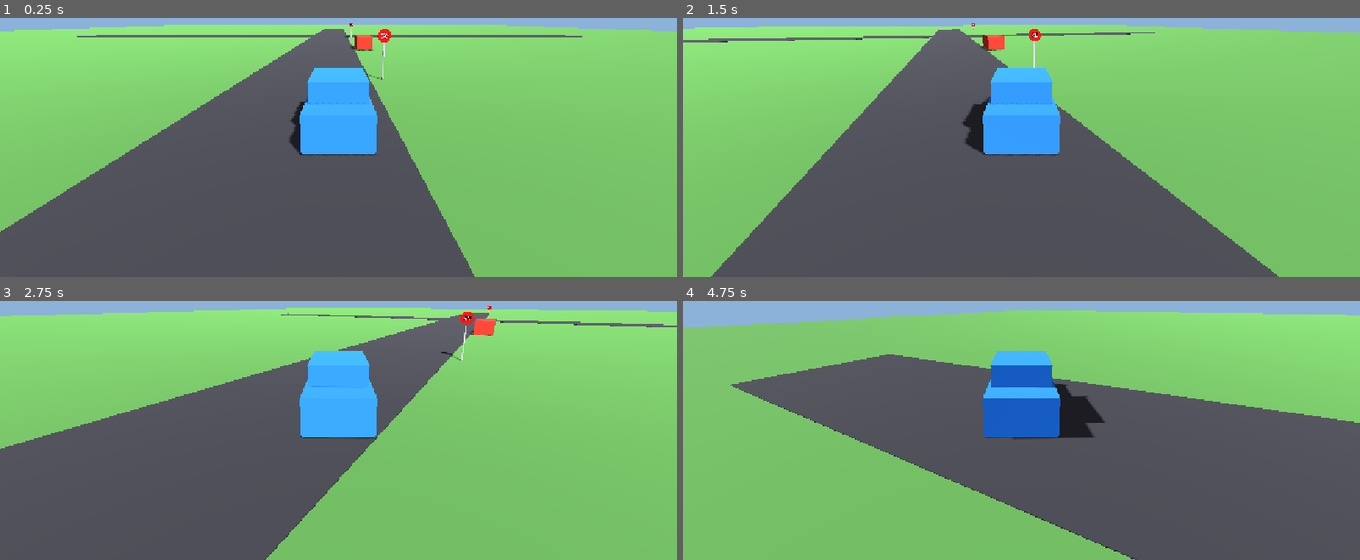
Above: before the commit, frames 1-4 (two rows, left to right).
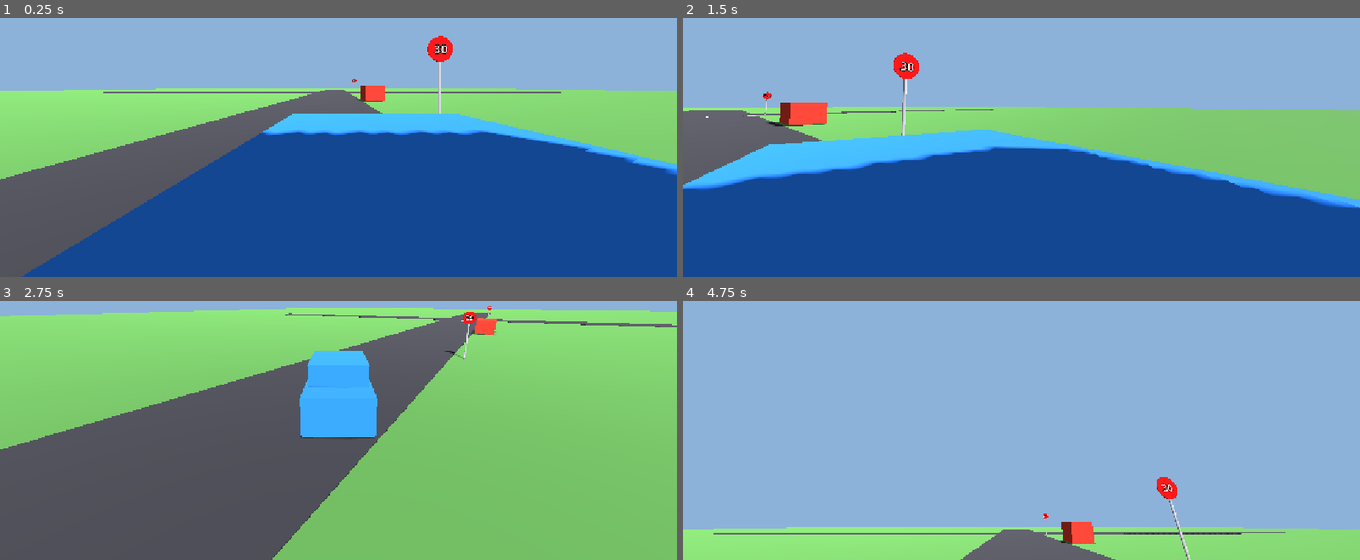
Above: after the commit, the same moments.

Repository: MarieteColequete/VrCarProject
Game: Godot game, scene res://scenarios/scenes/exam_runner.tscn
Same seed, same stepped clock (60 frames per second), same inputs: the game is played once before the commit and once after it. The project has no main scene, so this scene is started directly.
Inputs (mouse positions are in pixels of both pictures, inside the frame that each line leads up to):
- Up to frame 1 (0.25 s): no input
- Up to frame 2 (1.5 s): tap Enter at 0.5 s; move the mouse to (1170, 67) at 0.52 s; hold Right (ui_right) 0.53-1.28 s; hold V (toggle_view, bound only after the commit) 0.53-1.28 s; tap W (throttle, bound only after the commit) at 0.6 s; click (1170, 67) at 0.67 s; tap C (look_reset, bound only after the commit) at 1.25 s; move the mouse to (886, 106) at 1.27 s; hold Down (ui_down) from 1.28 s (still down); tap V (toggle_view, bound only after the commit) at 1.35 s; click (886, 106) at 1.42 s
- Up to frame 3 (2.75 s): tap W (throttle, bound only after the commit) at 1.55, 2.1 s; move the mouse to (outside the picture) at 2.02 s; release Down (ui_down) at 2.03 s; hold Right (ui_right) from 2.03 s (still down); hold V (toggle_view, bound only after the commit) from 2.03 s (still down); click (outside the picture) at 2.17 s
- Up to frame 4 (4.75 s): move the mouse to (987, 446) at 2.77 s; release Right (ui_right) at 2.78 s; release V (toggle_view, bound only after the commit) at 2.78 s; hold Up (ui_up) 2.78-3.53 s; tap V (toggle_view, bound only after the commit) at 2.85, 4.35 s; click (987, 446) at 2.92 s; tap W (throttle, bound only after the commit) at 3.05, 3.6, 4.55 s; move the mouse to (1224, 427) at 3.52 s; hold V (toggle_view, bound only after the commit) 3.53-4.28 s; hold Left (ui_left) from 3.53 s (still down); click (1224, 427) at 3.67 s; tap C (look_reset, bound only after the commit) at 4.15 s; move the mouse to (818, 311) at 4.27 s; click (818, 311) at 4.42 s

The runs differ from the first frame. In frame 1, 75% of the frame differs, in the area x 0-100%, y 1-100%; in frame 2, 86%; in frame 3, 0.9%; in frame 4, 94%, in the area x 0-100%, y 3-100%.

Commit message:
3.0-feat/scenario-detection - Add Keyboard and Controller Play
The simulator plays in a headset or flat with a keyboard and mouse or a gamepad. Controls are
input actions independent of the device, and the driver's view follows the headset in VR and the
mouse or right stick otherwise.

Diff:
--- /dev/null
+++ b/vr-project-[car-sim]/player/driver_input.gd
@@ -0,0 +1,46 @@
+class_name DriverInput
+extends RefCounted
+## The car controls, read from the input actions in project.godot. Keyboard, gamepad, and later a
+## wheel are events on the same actions, so a car script reads these helpers and never a device.
+## Keys give full values; triggers and sticks give analog values past the action's deadzone.
+
+const THROTTLE := &"throttle"
+const BRAKE := &"brake"
+const STEER_LEFT := &"steer_left"
+const STEER_RIGHT := &"steer_right"
+const HANDBRAKE := &"handbrake"
+const INDICATOR_LEFT := &"indicator_left"
+const INDICATOR_RIGHT := &"indicator_right"
+
+## Every action a car reads, for checks that the bindings exist.
+const CAR_ACTIONS: Array[StringName] = [
+	THROTTLE, BRAKE, STEER_LEFT, STEER_RIGHT, HANDBRAKE, INDICATOR_LEFT, INDICATOR_RIGHT]
+
+
+## Accelerator, 0 to 1.
+static func throttle() -> float:
+	return Input.get_action_strength(THROTTLE)
+
+
+## Brake, 0 to 1; a car may use it as reverse once stopped.
+static func brake() -> float:
+	return Input.get_action_strength(BRAKE)
+
+
+## Steering, -1 (full right) to 1 (full left), matching a positive rotation about Y.
+static func steer() -> float:
+	return Input.get_axis(STEER_RIGHT, STEER_LEFT)
+
+
+static func handbrake() -> bool:
+	return Input.is_action_pressed(HANDBRAKE)
+
+
+## The indicator an input event switches, as a [enum VehicleProbe.Indicator]; OFF when it is not
+## an indicator press.
+static func indicator_pressed(event: InputEvent) -> VehicleProbe.Indicator:
+	if event.is_action_pressed(INDICATOR_LEFT):
+		return VehicleProbe.Indicator.LEFT
+	if event.is_action_pressed(INDICATOR_RIGHT):
+		return VehicleProbe.Indicator.RIGHT
+	return VehicleProbe.Indicator.OFF
--- /dev/null
+++ b/vr-project-[car-sim]/player/driver_view.gd
@@ -0,0 +1,108 @@
+class_name DriverView
+extends Node3D
+## The driver's eyes, placed at the driver's head in a car scene. With an OpenXR headset running,
+## the headset drives the view. Otherwise a flat camera looks around the same way, turned by the
+## mouse (while captured) and the right stick, within what a seated driver can turn.
+
+@export var mouse_sensitivity := 0.0025
+## Turn rate at full stick deflection, in radians per second.
+@export var stick_speed := 2.5
+@export var max_yaw_degrees := 120.0
+@export var min_pitch_degrees := -60.0
+@export var max_pitch_degrees := 60.0
+## Captures the mouse when the view starts; a click recaptures it and release_mouse frees it.
+@export var capture_mouse := true
+## Mouse motion turns the view only while the mouse is captured.
+@export var require_capture := true
+
+const LOOK_LEFT := &"look_left"
+const LOOK_RIGHT := &"look_right"
+const LOOK_UP := &"look_up"
+const LOOK_DOWN := &"look_down"
+const LOOK_RESET := &"look_reset"
+const RELEASE_MOUSE := &"release_mouse"
+const VIEW_ACTIONS: Array[StringName] = [
+	LOOK_LEFT, LOOK_RIGHT, LOOK_UP, LOOK_DOWN, LOOK_RESET, RELEASE_MOUSE]
+
+## Radians; 0 looks straight ahead.
+var yaw := 0.0
+var pitch := 0.0
+## True while the headset drives the view.
+var vr := false
+## Whether this view is the one shown; a car may switch to another camera.
+var active := true:
+	set = set_active
+
+@onready var flat_camera: Camera3D = $FlatCamera
+@onready var xr_origin: XROrigin3D = $XROrigin3D
+@onready var xr_camera: XRCamera3D = $XROrigin3D/XRCamera3D
+
+
+func _ready() -> void:
+	var xr := XRServer.find_interface("OpenXR")
+	vr = xr != null and xr.is_initialized()
+	if vr:
+		get_viewport().use_xr = true
+		XRServer.center_on_hmd(XRServer.RESET_BUT_KEEP_TILT, true)
+	elif capture_mouse:
+		Input.mouse_mode = Input.MOUSE_MODE_CAPTURED
+	set_active(active)
+
+
+func set_active(value: bool) -> void:
+	active = value
+	if not is_node_ready():
+		return
+	if active:
+		if vr:
+			xr_camera.current = true
+		else:
+			flat_camera.current = true
+
+
+## The direction the driver is looking, in world space, in either mode.
+func look_direction() -> Vector3:
+	var camera: Node3D = xr_camera if vr else flat_camera
+	return -camera.global_basis.z
+
+
+func reset_look() -> void:
+	if vr:
+		XRServer.center_on_hmd(XRServer.RESET_BUT_KEEP_TILT, true)
+	yaw = 0.0
+	pitch = 0.0
+	_apply()
+
+
+## Turns the flat view by the given angles, in radians, within the limits.
+func turn(delta_yaw: float, delta_pitch: float) -> void:
+	yaw = clampf(yaw + delta_yaw, -deg_to_rad(max_yaw_degrees), deg_to_rad(max_yaw_degrees))
+	pitch = clampf(pitch + delta_pitch,
+		deg_to_rad(min_pitch_degrees), deg_to_rad(max_pitch_degrees))
+	_apply()
+
+
+func _unhandled_input(event: InputEvent) -> void:
+	if not active:
+		return
+	if event.is_action_pressed(LOOK_RESET):
+		reset_look()
+	elif event.is_action_pressed(RELEASE_MOUSE):
+		Input.mouse_mode = Input.MOUSE_MODE_VISIBLE
+	elif event is InputEventMouseButton and event.pressed and capture_mouse and not vr:
+		Input.mouse_mode = Input.MOUSE_MODE_CAPTURED
+	elif event is InputEventMouseMotion and not vr:
+		if not require_capture or Input.mouse_mode == Input.MOUSE_MODE_CAPTURED:
+			turn(-event.relative.x * mouse_sensitivity, -event.relative.y * mouse_sensitivity)
+
+
+func _process(delta: float) -> void:
+	if not active or vr:
+		return
+	var stick := Input.get_vector(LOOK_LEFT, LOOK_RIGHT, LOOK_UP, LOOK_DOWN)
+	if stick != Vector2.ZERO:
+		turn(-stick.x * stick_speed * delta, -stick.y * stick_speed * delta)
+
+
+func _apply() -> void:
+	flat_camera.rotation = Vector3(pitch, yaw, 0.0)
--- /dev/null
+++ b/vr-project-[car-sim]/player/driver_view.tscn
@@ -0,0 +1,15 @@
+[gd_scene format=3]
+
+[ext_resource type="Script" path="res://player/driver_view.gd" id="1_view"]
+
+[node name="DriverView" type="Node3D"]
+script = ExtResource("1_view")
+
+[node name="FlatCamera" type="Camera3D" parent="."]
+fov = 80.0
+near = 0.05
+
+[node name="XROrigin3D" type="XROrigin3D" parent="."]
+
+[node name="XRCamera3D" type="XRCamera3D" parent="XROrigin3D"]
+near = 0.05
--- a/vr-project-[car-sim]/project.godot
+++ b/vr-project-[car-sim]/project.godot
@@ -19,6 +19,65 @@
 window/stretch/mode="canvas_items"
 window/stretch/aspect="expand"
 
+[input]
+
+throttle={
+"deadzone": 0.05,
+"events": [Object(InputEventKey,"device":-1,"physical_keycode":87), Object(InputEventKey,"device":-1,"physical_keycode":4194320), Object(InputEventJoypadMotion,"device":-1,"axis":5,"axis_value":1.0)]
+}
+brake={
+"deadzone": 0.05,
+"events": [Object(InputEventKey,"device":-1,"physical_keycode":83), Object(InputEventKey,"device":-1,"physical_keycode":4194322), Object(InputEventJoypadMotion,"device":-1,"axis":4,"axis_value":1.0)]
+}
+steer_left={
+"deadzone": 0.15,
+"events": [Object(InputEventKey,"device":-1,"physical_keycode":65), Object(InputEventKey,"device":-1,"physical_keycode":4194319), Object(InputEventJoypadMotion,"device":-1,"axis":0,"axis_value":-1.0)]
+}
+steer_right={
+"deadzone": 0.15,
+"events": [Object(InputEventKey,"device":-1,"physical_keycode":68), Object(InputEventKey,"device":-1,"physical_keycode":4194321), Object(InputEventJoypadMotion,"device":-1,"axis":0,"axis_value":1.0)]
+}
+handbrake={
+"deadzone": 0.5,
+"events": [Object(InputEventKey,"device":-1,"physical_keycode":32), Object(InputEventJoypadButton,"device":-1,"button_index":0,"pressed":true)]
+}
+indicator_left={
+"deadzone": 0.5,
+"events": [Object(InputEventKey,"device":-1,"physical_keycode":81), Object(InputEventJoypadButton,"device":-1,"button_index":9,"pressed":true)]
+}
+indicator_right={
+"deadzone": 0.5,
+"events": [Object(InputEventKey,"device":-1,"physical_keycode":69), Object(InputEventJoypadButton,"device":-1,"button_index":10,"pressed":true)]
+}
+look_left={
+"deadzone": 0.15,
+"events": [Object(InputEventJoypadMotion,"device":-1,"axis":2,"axis_value":-1.0)]
+}
+look_right={
+"deadzone": 0.15,
+"events": [Object(InputEventJoypadMotion,"device":-1,"axis":2,"axis_value":1.0)]
+}
+look_up={
+"deadzone": 0.15,
+"events": [Object(InputEventJoypadMotion,"device":-1,"axis":3,"axis_value":-1.0)]
+}
+look_down={
+"deadzone": 0.15,
+"events": [Object(InputEventJoypadMotion,"device":-1,"axis":3,"axis_value":1.0)]
+}
+look_reset={
+"deadzone": 0.5,
+"events": [Object(InputEventKey,"device":-1,"physical_keycode":67), Object(InputEventJoypadButton,"device":-1,"button_index":8,"pressed":true)]
+}
+toggle_view={
+"deadzone": 0.5,
+"events": [Object(InputEventKey,"device":-1,"physical_keycode":86), Object(InputEventJoypadButton,"device":-1,"button_index":4,"pressed":true)]
+}
+release_mouse={
+"deadzone": 0.5,
+"events": [Object(InputEventKey,"device":-1,"physical_keycode":4194305)]
+}
+
 [layer_names]
 
 3d_physics/layer_1="world"
--- a/vr-project-[car-sim]/scenarios/scenes/debug_car.gd
+++ b/vr-project-[car-sim]/scenarios/scenes/debug_car.gd
@@ -1,7 +1,8 @@
 extends CharacterBody3D
-## A stand-in car for building and testing scenarios on the desktop: arrow keys or WASD, Space
-## to brake, Q and E for the indicators, a chase camera. The headless tests turn input off and
-## move it directly.
+## A stand-in car for building and testing scenarios on the desktop or in a headset. It reads the
+## controls through [DriverInput] (keyboard, gamepad), looks through a [DriverView] at the
+## driver's seat, and toggle_view switches to a chase camera outside VR. The headless tests turn
+## input off and move it directly.
 
 @export var input_enabled := true
 @export var acceleration := 6.0
@@ -9,57 +10,52 @@
 @export var max_speed := 25.0
 @export var reverse_speed := 5.0
 @export var steering_speed := 1.2
+## Below this speed, in metres per second, the brake reverses instead.
+@export var reverse_threshold := 0.1
 
 var current_speed := 0.0
 
 @onready var probe: VehicleProbe = $VehicleProbe
+@onready var driver_view: DriverView = $DriverView
+@onready var chase_camera: Camera3D = $ChaseCamera
 
 
 func _ready() -> void:
 	probe.indicator = VehicleProbe.Indicator.OFF
-	$ChaseCamera.current = input_enabled
+	driver_view.active = input_enabled
 
 
 func _unhandled_input(event: InputEvent) -> void:
-	if not input_enabled or not (event is InputEventKey and event.pressed and not event.echo):
+	if not input_enabled:
 		return
-	match event.keycode:
-		KEY_Q:
-			probe.indicator = _toggle(VehicleProbe.Indicator.LEFT)
-		KEY_E:
-			probe.indicator = _toggle(VehicleProbe.Indicator.RIGHT)
-
-
-func _toggle(side: VehicleProbe.Indicator) -> VehicleProbe.Indicator:
-	return VehicleProbe.Indicator.OFF if probe.indicator == side else side
+	var side := DriverInput.indicator_pressed(event)
+	if side != VehicleProbe.Indicator.OFF:
+		probe.indicator = VehicleProbe.Indicator.OFF if probe.indicator == side else side
+	elif event.is_action_pressed(&"toggle_view") and not driver_view.vr:
+		driver_view.active = not driver_view.active
+		chase_camera.current = not driver_view.active
 
 
 func _physics_process(delta: float) -> void:
 	if not input_enabled:
 		return
-	var throttle := Input.get_axis(&"ui_down", &"ui_up")
-	if Input.is_key_pressed(KEY_W):
-		throttle = 1.0
-	elif Input.is_key_pressed(KEY_S):
-		throttle = -1.0
-	var steering := Input.get_axis(&"ui_right", &"ui_left")
-	if Input.is_key_pressed(KEY_A):
-		steering = 1.0
-	elif Input.is_key_pressed(KEY_D):
-		steering = -1.0
+	var throttle := DriverInput.throttle()
+	var brake := DriverInput.brake()
 
-	if Input.is_key_pressed(KEY_SPACE):
-		current_speed = move_toward(current_speed, 0.0, braking * delta)
+	if DriverInput.handbrake():
+		current_speed = move_toward(current_speed, 0.0, braking * 1.5 * delta)
+	elif brake > 0.0 and current_speed > reverse_threshold:
+		current_speed = move_toward(current_speed, 0.0, braking * brake * delta)
+	elif brake > 0.0:
+		current_speed = move_toward(current_speed, -reverse_speed * brake, acceleration * delta)
 	elif throttle > 0.0:
-		current_speed = move_toward(current_speed, max_speed, acceleration * delta)
-	elif throttle < 0.0:
-		var rate := braking if current_speed > 0.0 else acceleration
-		current_speed = move_toward(current_speed, -reverse_speed, rate * delta)
+		var rate := braking if current_speed < 0.0 else acceleration
+		current_speed = move_toward(current_speed, max_speed * throttle, rate * delta)
 	else:
 		current_speed = move_toward(current_speed, 0.0, acceleration * 0.25 * delta)
 
 	if absf(current_speed) > 0.1:
-		rotate_y(steering * steering_speed * delta * signf(current_speed))
+		rotate_y(DriverInput.steer() * steering_speed * delta * signf(current_speed))
 	velocity = -global_basis.z * current_speed
 	velocity.y = 0.0
 	move_and_slide()
--- a/vr-project-[car-sim]/scenarios/scenes/debug_car.tscn
+++ b/vr-project-[car-sim]/scenarios/scenes/debug_car.tscn
@@ -2,6 +2,7 @@
 
 [ext_resource type="Script" path="res://scenarios/scenes/debug_car.gd" id="1_car"]
 [ext_resource type="Script" path="res://scenarios/core/vehicle_probe.gd" id="2_probe"]
+[ext_resource type="PackedScene" path="res://player/driver_view.tscn" id="3_view"]
 
 [sub_resource type="BoxShape3D" id="BoxShape3D_body"]
 size = Vector3(1.8, 1.4, 4.2)
@@ -39,3 +40,6 @@
 
 [node name="ChaseCamera" type="Camera3D" parent="."]
 transform = Transform3D(1, 0, 0, 0, 0.9659258, 0.25881904, 0, -0.25881904, 0.9659258, 0, 3.2, 7.5)
+
+[node name="DriverView" parent="." instance=ExtResource("3_view")]
+transform = Transform3D(1, 0, 0, 0, 1, 0, 0, 0, 1, -0.4, 1.35, 0.4)
--- a/vr-project-[car-sim]/tests/run_tests.gd
+++ b/vr-project-[car-sim]/tests/run_tests.gd
@@ -22,6 +22,10 @@
 
 func _run() -> void:
 	_test_scoring()
+	_test_bindings()
+	_test_driver_input()
+	await _test_driver_view()
+	await _test_debug_car_controls()
 	await _test_drives()
 	print("\n%d passed, %d failed" % [_passed, _failed])
 	quit(1 if _failed > 0 else 0)
@@ -63,6 +67,130 @@
 	unknown.tier = &"no_such_tier"
 	var with_unknown: Array[FaultRecord] = [FaultRecord.new(unknown, 0.0, Vector3.ZERO)]
 	_expect(not POLICY.evaluate(with_unknown).passed, "a fault of an unknown tier fails")
+
+
+# --- Controls and camera -------------------------------------------------------------------------
+
+func _has_event(action: StringName, type: String) -> bool:
+	for event in InputMap.action_get_events(action):
+		if event.is_class(type):
+			return true
+	return false
+
+
+func _test_bindings() -> void:
+	for action in DriverInput.CAR_ACTIONS + [&"look_reset", &"toggle_view"]:
+		_expect(InputMap.has_action(action) and _has_event(action, "InputEventKey")
+			and (_has_event(action, "InputEventJoypadMotion")
+				or _has_event(action, "InputEventJoypadButton")),
+			"%s is bound on the keyboard and the gamepad" % action)
+	for action in [&"look_left", &"look_right", &"look_up", &"look_down"]:
+		_expect(InputMap.has_action(action) and _has_event(action, "InputEventJoypadMotion"),
+			"%s is bound to a gamepad stick" % action)
+	_expect(InputMap.has_action(&"release_mouse") and _has_event(&"release_mouse", "InputEventKey"),
+		"release_mouse is bound on the keyboard")
+
+
+func _release_all() -> void:
+	for action in DriverInput.CAR_ACTIONS:
+		Input.action_release(action)
+
+
+func _test_driver_input() -> void:
+	Input.action_press(&"throttle", 0.5)
+	_expect(is_equal_approx(DriverInput.throttle(), 0.5), "half trigger is half throttle")
+	Input.action_press(&"brake")
+	_expect(is_equal_approx(DriverInput.brake(), 1.0), "a brake key is full brake")
+	Input.action_press(&"steer_left")
+	_expect(is_equal_approx(DriverInput.steer(), 1.0), "steer_left alone is full left")
+	Input.action_press(&"steer_right")
+	_expect(is_zero_approx(DriverInput.steer()), "both steer actions cancel out")
+	Input.action_release(&"steer_left")
+	_expect(is_equal_approx(DriverInput.steer(), -1.0), "steer_right alone is full right")
+	_release_all()
+	_expect(is_zero_approx(DriverInput.throttle() + DriverInput.brake() + DriverInput.steer()),
+		"released controls are neutral")
+
+	var q := InputEventKey.new()
+	q.physical_keycode = KEY_Q
+	q.pressed = true
+	_expect(DriverInput.indicator_pressed(q) == VehicleProbe.Indicator.LEFT, "Q is the left indicator")
+	var rb := InputEventJoypadButton.new()
+	rb.button_index = JOY_BUTTON_RIGHT_SHOULDER
+	rb.pressed = true
+	_expect(DriverInput.indicator_pressed(rb) == VehicleProbe.Indicator.RIGHT,
+		"RB is the right indicator")
+
+
+func _test_driver_view() -> void:
+	var view: DriverView = load("res://player/driver_view.tscn").instantiate()
+	view.capture_mouse = false
+	view.require_capture = false
+	root.add_child(view)
+	await process_frame
+	_expect(not view.vr and view.flat_camera.current, "without a headset the flat camera is current")
+
+	var motion := InputEventMouseMotion.new()
+	motion.relative = Vector2(-100.0, 40.0)
+	view._unhandled_input(motion)
+	_expect(is_equal_approx(view.yaw, 100.0 * view.mouse_sensitivity)
+		and is_equal_approx(view.pitch, -40.0 * view.mouse_sensitivity),
+		"mouse motion turns the view by its sensitivity")
+	_expect(view.look_direction().x < 0.0, "moving the mouse left looks left")
+
+	motion.relative = Vector2(-100000.0, -100000.0)
+	view._unhandled_input(motion)
+	_expect(is_equal_approx(view.yaw, deg_to_rad(view.max_yaw_degrees))
+		and is_equal_approx(view.pitch, deg_to_rad(view.max_pitch_degrees)),
+		"the view stops at its yaw and pitch limits")
+
+	Input.action_press(&"look_right")
+	await process_frame
+	await process_frame
+	Input.action_release(&"look_right")
+	_expect(view.yaw < deg_to_rad(view.max_yaw_degrees), "the right stick turns the view")
+
+	view.reset_look()
+	_expect(is_zero_approx(view.yaw) and is_zero_approx(view.pitch), "look_reset recentres")
+	view.queue_free()
+	await process_frame
+
+
+func _test_debug_car_controls() -> void:
+	var runner: ExamRunner = RUNNER.instantiate()
+	runner.print_results = false
+	root.add_child(runner)
+	var car: Node3D = runner.car
+	await physics_frame
+	var start := car.global_position
+	Input.action_press(&"throttle")
+	for i in 60:
+		await physics_frame
+	Input.action_press(&"steer_left")
+	for i in 30:
+		await physics_frame
+	_release_all()
+	var moved := car.global_position - start
+	_expect(car.current_speed > 0.0 and moved.z < -1.0, "throttle drives the car forward")
+	_expect(moved.x < 0.0, "steer_left turns the car left")
+
+	Input.action_press(&"brake")
+	for i in 240:
+		await physics_frame
+	_release_all()
+	_expect(car.current_speed < 0.0, "holding the brake stops the car, then reverses")
+
+	car._unhandled_input(_action_event(&"toggle_view"))
+	_expect(car.chase_camera.current and not car.driver_view.active, "toggle_view shows the chase camera")
+	runner.queue_free()
+	await process_frame
+
+
+func _action_event(action: StringName) -> InputEventAction:
+	var event := InputEventAction.new()
+	event.action = action
+	event.pressed = true
+	return event
 
 
 # --- Scripted drives through the stop junction ---------------------------------------------------
Not shown, added: vr-project-[car-sim]/player/driver_input.gd.uid
Not shown, added: vr-project-[car-sim]/player/driver_view.gd.uid
